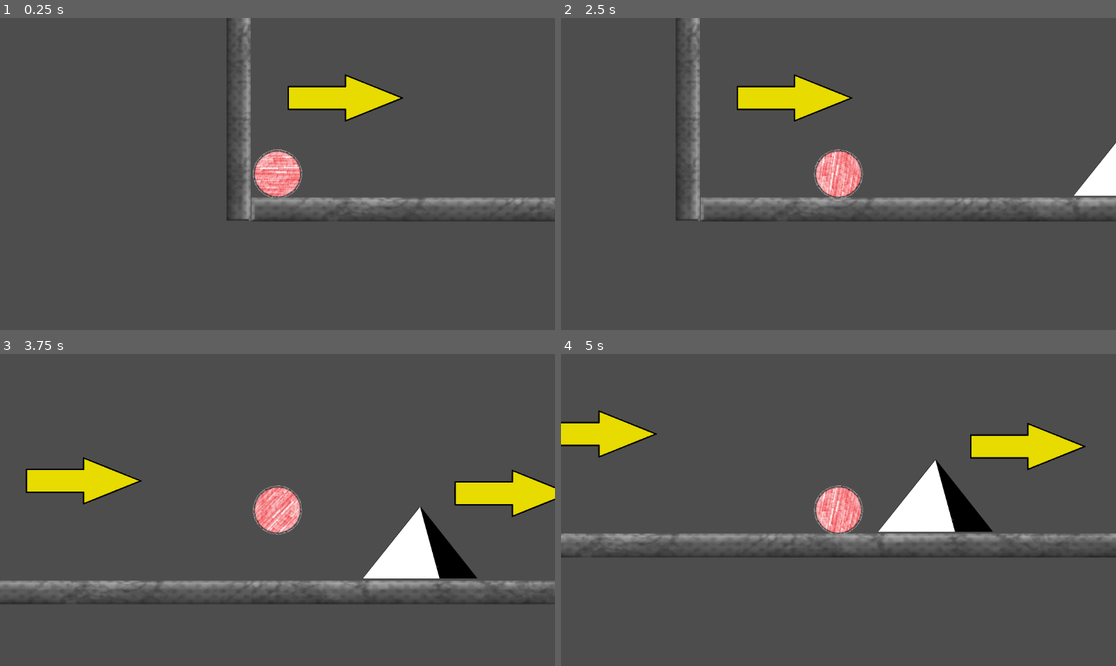
Above: before the commit, frames 1-4 (two rows, left to right).
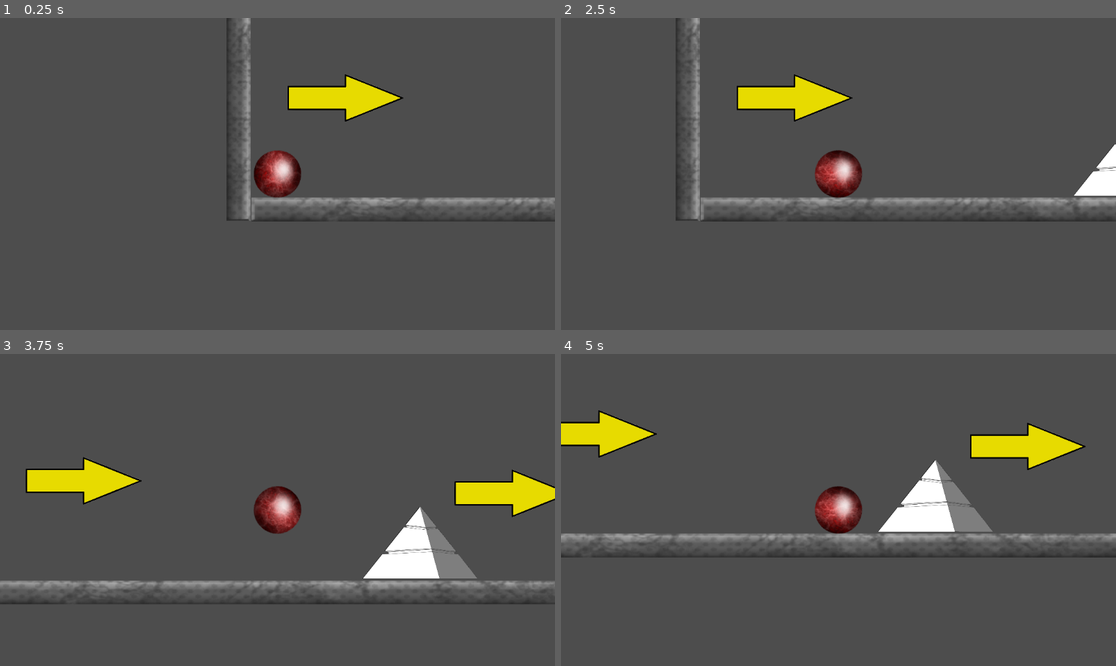
Above: after the commit, the same moments.

Repository: Cicadaware/Basic-Side-Scroller
Game: Godot game, scene res://node_2d.tscn
The game is run twice, just before and just after one commit, with the same random seed, the same clock (stepped at 60 frames per second) and the same inputs.
Inputs:
- Up to frame 1 (0.25 s): no input
- Up to frame 2 (2.5 s): tap Enter (ui_accept) at 0.5, 0.77, 1.52 s; hold Right (ui_right) 0.53-1.28 s; hold Left (ui_left) 1.28-2.03 s; hold Right (ui_right) from 2.03 s (still down)
- Up to frame 3 (3.75 s): tap Enter (ui_accept) at 3.02 s; release Right (ui_right) at 3.53 s; hold Left (ui_left) from 3.53 s (still down)
- Up to frame 4 (5 s): keep holding Left (ui_left); tap Enter (ui_accept) at 3.77, 4.52 s

The runs differ from the first frame. In frame 1, 1.1% of the frame differs, in the area x 45-55%, y 42-58%; in frame 2, 1.1%; in frame 3, 2.0%; in frame 4, 2.0%, in the area x 45-78%, y 33-58%.

Commit message:
updated flag sprite, ball sprite, pyramid sprite

Diff:
--- a/node_2d.tscn
+++ b/node_2d.tscn
@@ -6,6 +6,7 @@
 [ext_resource type="Texture2D" uid="uid://c2pm2ps72mgyy" path="res://resources/floor.png" id="3_0hol4"]
 [ext_resource type="Texture2D" uid="uid://r0p0dlhdxsg" path="res://resources/triangle.png" id="4_0hol4"]
 [ext_resource type="Texture2D" uid="uid://c4u82g56gpi0q" path="res://resources/arrow.png" id="5_q6r6c"]
+[ext_resource type="Texture2D" uid="uid://bu7wn55ajqr74" path="res://resources/ballshine.png" id="5_rj586"]
 [ext_resource type="Texture2D" uid="uid://b0nss4iorpftg" path="res://resources/winflag.png" id="7_d21ai"]
 
 [sub_resource type="CircleShape2D" id="CircleShape2D_epypp"]
@@ -108,13 +109,20 @@
 position = Vector2(-229, -53)
 script = ExtResource("1_0e48y")
 
-[node name="Sprite2D" type="Sprite2D" parent="Player"]
-scale = Vector2(0.85802, 1)
-texture = ExtResource("2_q6r6c")
-
 [node name="CollisionShape2D" type="CollisionShape2D" parent="Player"]
 scale = Vector2(5, 5)
 shape = SubResource("CircleShape2D_epypp")
+
+[node name="RollingPart" type="Node2D" parent="Player"]
+
+[node name="BallSprite" type="Sprite2D" parent="Player/RollingPart"]
+position = Vector2(1.52588e-05, -1.14441e-05)
+scale = Vector2(1.08696, 1.2987)
+texture = ExtResource("2_q6r6c")
+
+[node name="shine" type="Sprite2D" parent="Player"]
+scale = Vector2(1.08504, 1.28091)
+texture = ExtResource("5_rj586")
 
 [node name="FloorArea" type="Area2D" parent="Player"]
 scale = Vector2(25, 1)
@@ -167,12 +175,12 @@
 polygon = PackedVector2Array(2.79994, 3.67267, 1.98265, 0.369649, 0.884191, -4.06972, -1.00208, 3.67267)
 
 [node name="Ground4" type="StaticBody2D" parent="." groups=["Ground"]]
-position = Vector2(1533, -217)
+position = Vector2(1485, -217)
 scale = Vector2(2, 0.383)
 
 [node name="Sprite2D" type="Sprite2D" parent="Ground4"]
-position = Vector2(5.034, 2.60975)
-scale = Vector2(0.197854, 5.16971)
+position = Vector2(5.00003, 3.91645)
+scale = Vector2(0.198142, 5.11749)
 texture = ExtResource("3_0hol4")
 
 [node name="CollisionShape2D" type="CollisionShape2D" parent="Ground4"]
@@ -260,12 +268,12 @@
 shape = SubResource("RectangleShape2D_q6r6c")
 
 [node name="Ground11" type="StaticBody2D" parent="." groups=["Ground"]]
-position = Vector2(4495, -648)
+position = Vector2(4447, -648)
 scale = Vector2(2, 0.383)
 
 [node name="Sprite2D" type="Sprite2D" parent="Ground11"]
-position = Vector2(5.034, 2.60975)
-scale = Vector2(0.197854, 5.16971)
+position = Vector2(5.00002, 3.91642)
+scale = Vector2(0.198142, 5.11749)
 texture = ExtResource("3_0hol4")
 
 [node name="CollisionShape2D" type="CollisionShape2D" parent="Ground11"]
@@ -373,8 +381,8 @@
 shape = SubResource("RectangleShape2D_d21ai")
 
 [node name="Sprite2D" type="Sprite2D" parent="WinArea"]
-position = Vector2(-24, 27)
-scale = Vector2(0.303077, 0.316514)
+position = Vector2(56.1634, 0.885365)
+scale = Vector2(0.718811, 0.577528)
 texture = ExtResource("7_d21ai")
 
 [node name="WinScreen" type="CanvasLayer" parent="."]
--- a/player.gd
+++ b/player.gd
@@ -34,5 +34,7 @@
 		jumps_left -= 1
 
 	# --- Rotate sprite for rolling effect ---
-	if $Sprite2D:
-		$Sprite2D.rotation += linear_velocity.x * delta / 50
+	if input_dir != 0:
+		$RollingPart.rotation += linear_velocity.x * delta /50
+
+	$shine.rotation = -rotation
Not shown: 1 places in node_2d.tscn that only renumber resources
Binary file changed: resources/ball.png
Binary file added: resources/ballshine.png
Not shown, added: resources/ballshine.png.import
Binary file added: resources/platform.png
Not shown, added: resources/platform.png.import
Binary file changed: resources/triangle.png
Binary file changed: resources/winflag.png
Not shown, added: resources/.floor.png-autosave.kra
Not shown, changed: resources/ball.png~
Not shown, added: resources/ballshine.png~
Not shown, added: resources/platform.png~
(and 2 more such lines)
